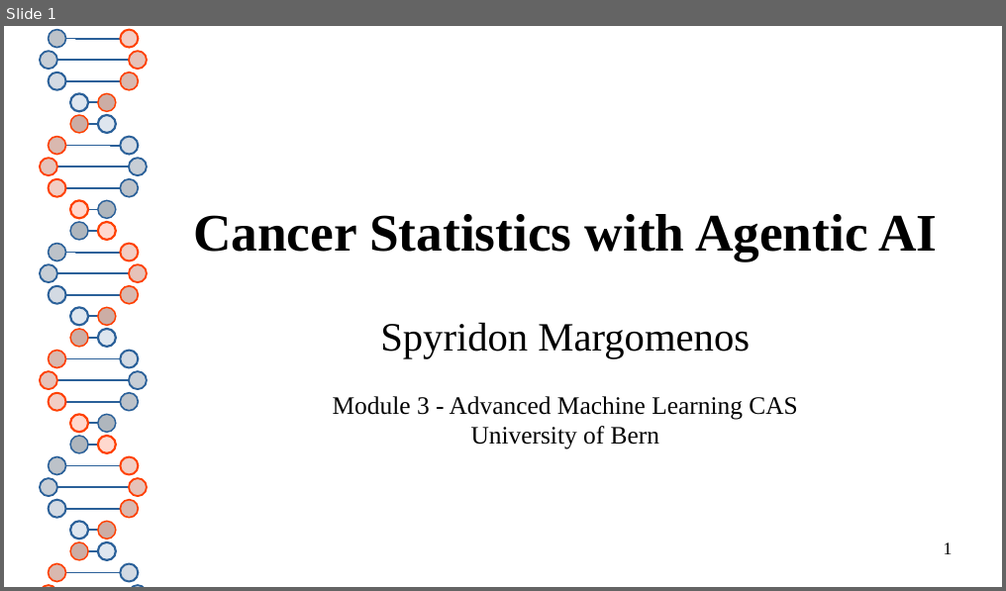
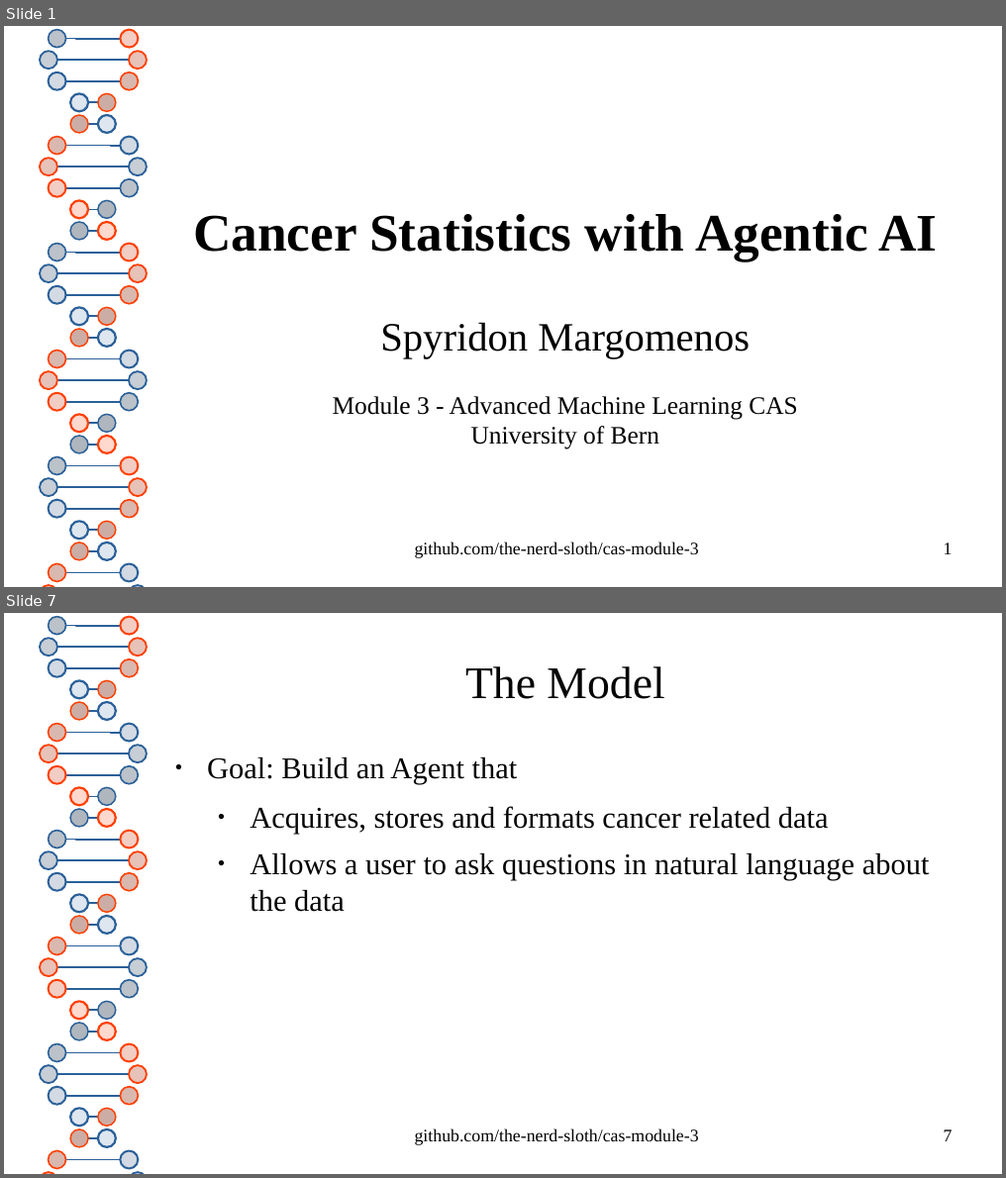
Before and after one commit to the-nerd-sloth/cas-module-3, a slide deck: presentation/agentic-cancer.odp. Shown one above the other, each under a label of ours: slide 1 before the commit, slides 1 and 7 after it; the slides between them are not shown. The pictures are 1006x591 and 1006x1178 pixels, drawn with LibreOffice and Linux fonts; fonts in the diff are those of the drawing. Boxes give left, top, right and bottom in pixels: in the first picture for what was removed or moved away, otherwise in the second. Text is boxed around its words. In the diff, an @@ line names an element or a change of style, - is before the commit and + after.

```diff
--- a/presentation/agentic-cancer.odp
+++ b/presentation/agentic-cancer.odp
@@ slide 7 added at [4, 613, 1002, 1174], background #FFFFFF; not listed: 80 template elements that a slide beside it also shows @@
@@ title added at [465, 666, 664, 699], 36 pt, text #050505 @@
+The Model
@@ text added at [207, 758, 930, 912], 24 pt, text #050505 @@
+● Goal: Build an Agent that
+  ● Acquires, stores and formats cancer related data
+  ● Allows a user to ask questions in natural language about the data
@@ text added at [415, 1129, 699, 1146], 14 pt, text #000000 @@
+github.com/the-nerd-sloth/cas-module-3
@@ page number added at [944, 1130, 952, 1142], 14 pt, text #000000 @@
+7
@@ slide 1 changed as well @@
@@ text added at [415, 542, 699, 559], 14 pt, text #000000 @@
+github.com/the-nerd-sloth/cas-module-3
```
Also in this commit, not shown: 14 other slides added, 1 slide removed, 1 other file.
